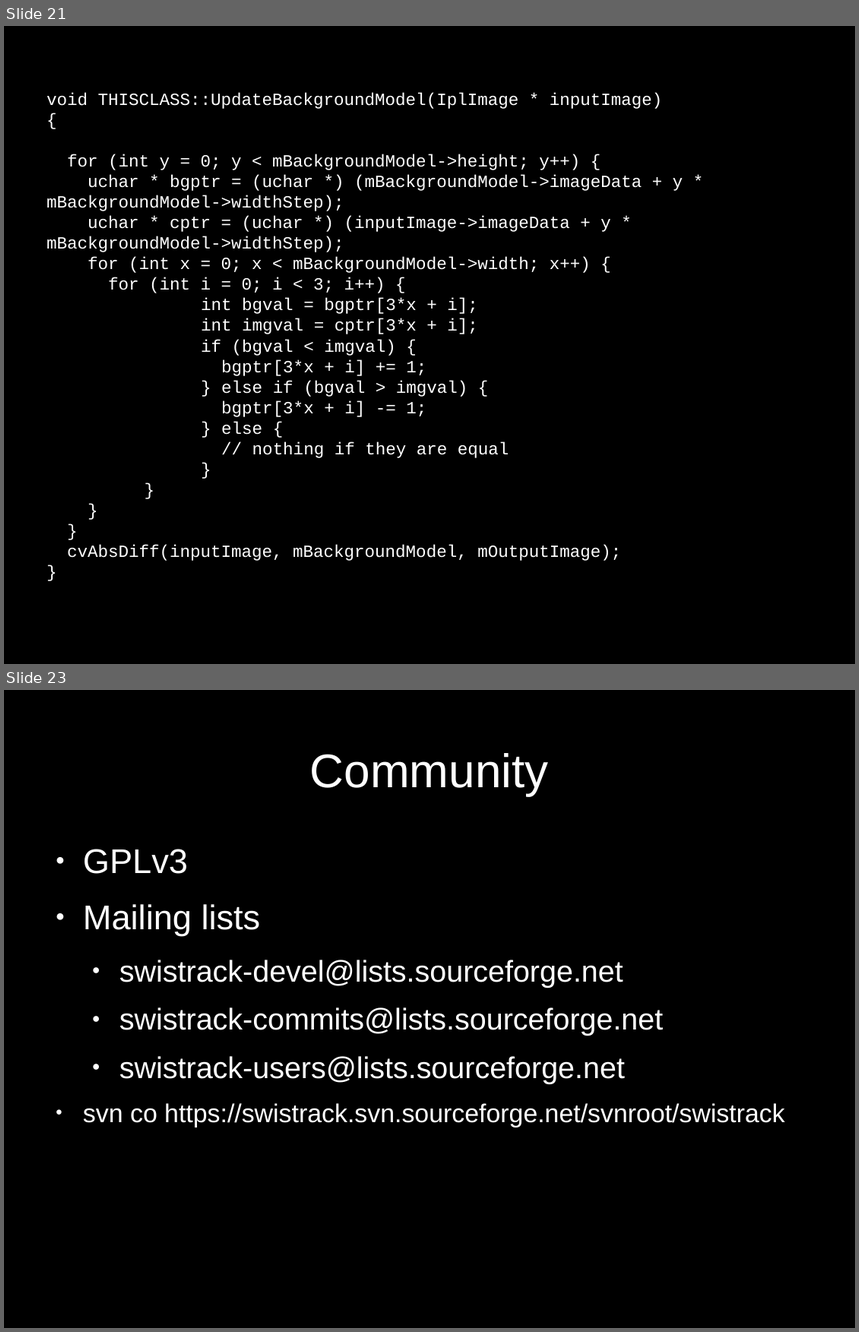
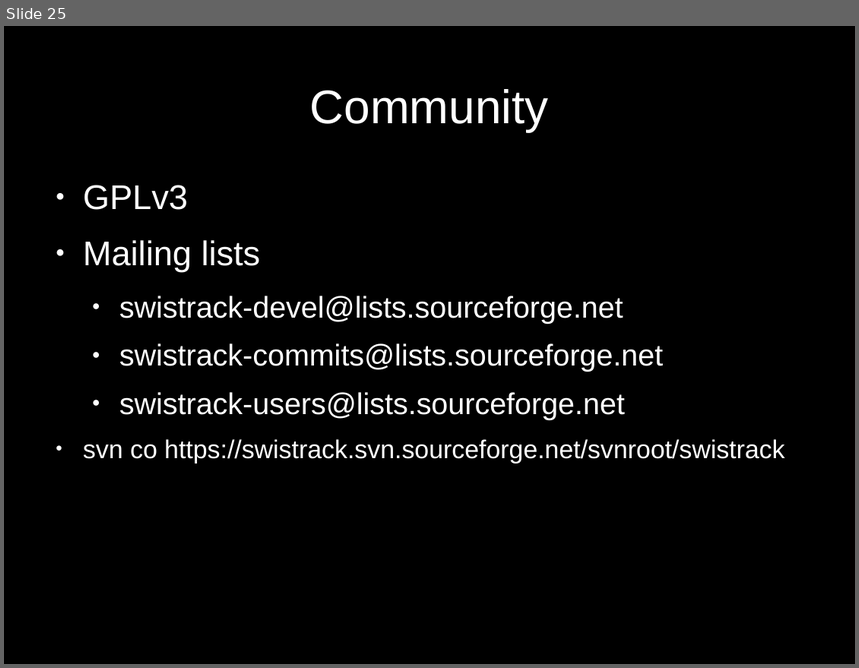
Before and after one commit to d28b/swistrack, a slide deck: Doc/tutorial.stefie10.06.2009/tutorialSlides.odp. Shown one above the other, each under a label of ours: slides 21 and 23 before the commit, slide 25 after it; the slides between them are not shown. The pictures are 859x1332 and 859x668 pixels, drawn with LibreOffice and Linux fonts; fonts in the diff are those of the drawing. Boxes give left, top, right and bottom in pixels: in the first picture for what was removed or moved away, otherwise in the second. Text is boxed around its words. In the diff, an @@ line names an element or a change of style, - is before the commit and + after.

```diff
--- a/Doc/tutorial.stefie10.06.2009/tutorialSlides.odp
+++ b/Doc/tutorial.stefie10.06.2009/tutorialSlides.odp
@@ slide 21 removed at bbox=[4, 26, 855, 664], background #000000 @@
@@ subtitle removed at bbox=[47, 92, 683, 561] @@
-void THISCLASS::UpdateBackgroundModel(IplImage * inputImage)
-{
-for (int y = 0; y < mBackgroundModel->height; y++) {
-uchar * bgptr = (uchar *) (mBackgroundModel->imageData + y * mBackgroundModel->widthStep);
-uchar * cptr = (uchar *) (inputImage->imageData + y * mBackgroundModel->widthStep);
-for (int x = 0; x < mBackgroundModel->width; x++) {
-for (int i = 0; i < 3; i++) {
-int bgval = bgptr[3*x + i];
-int imgval = cptr[3*x + i];
-if (bgval < imgval) {
-bgptr[3*x + i] += 1;
-} else if (bgval > imgval) {
-bgptr[3*x + i] -= 1;
-} else {
-// nothing if they are equal
-}
-}
-}
-}
-cvAbsDiff(inputImage, mBackgroundModel, mOutputImage);
-}
@@ what was slide 23 is now slide 25 @@
```
Also in this commit, not shown: 3 slides changed, 3 slides added, 2 other files.
